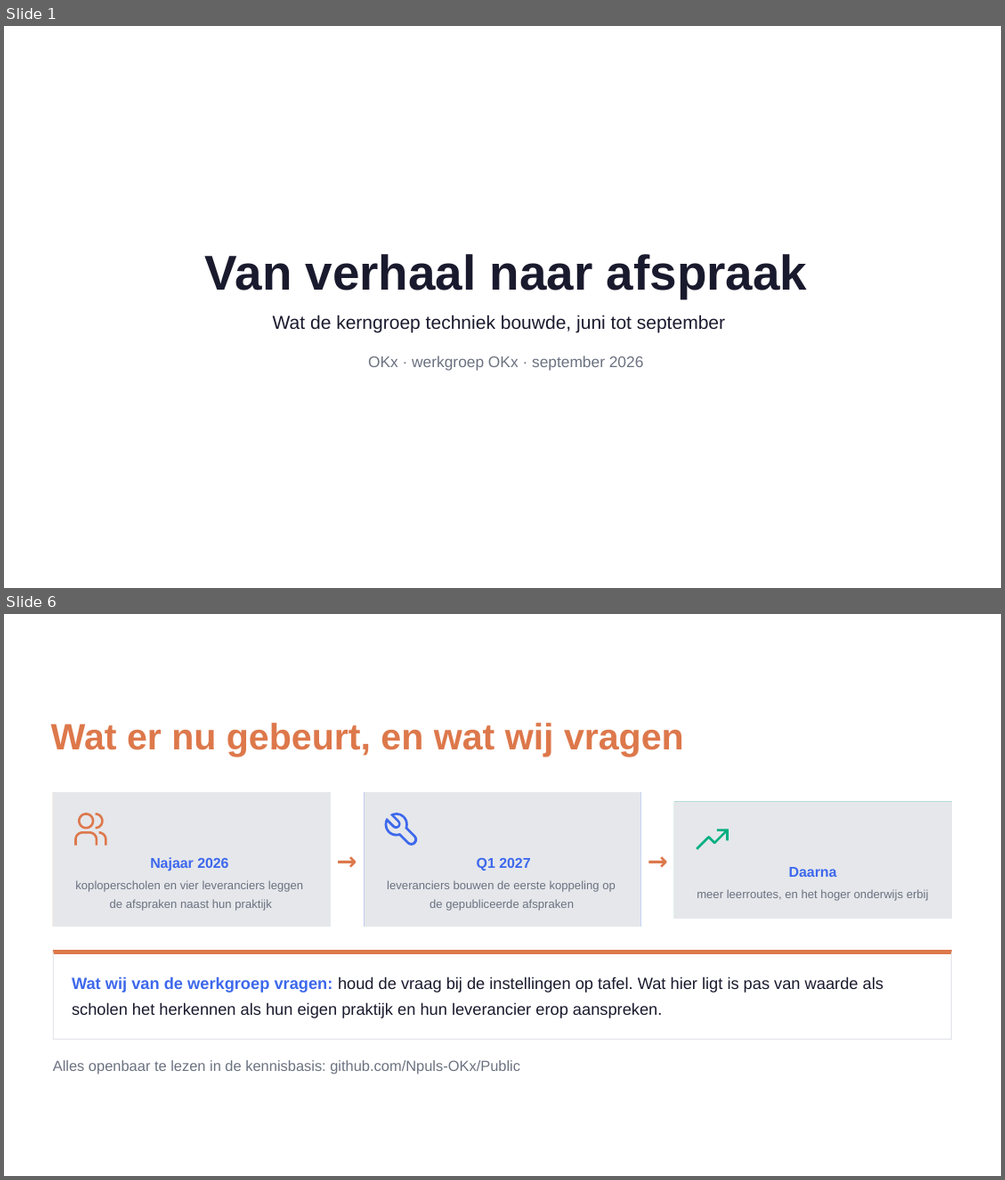
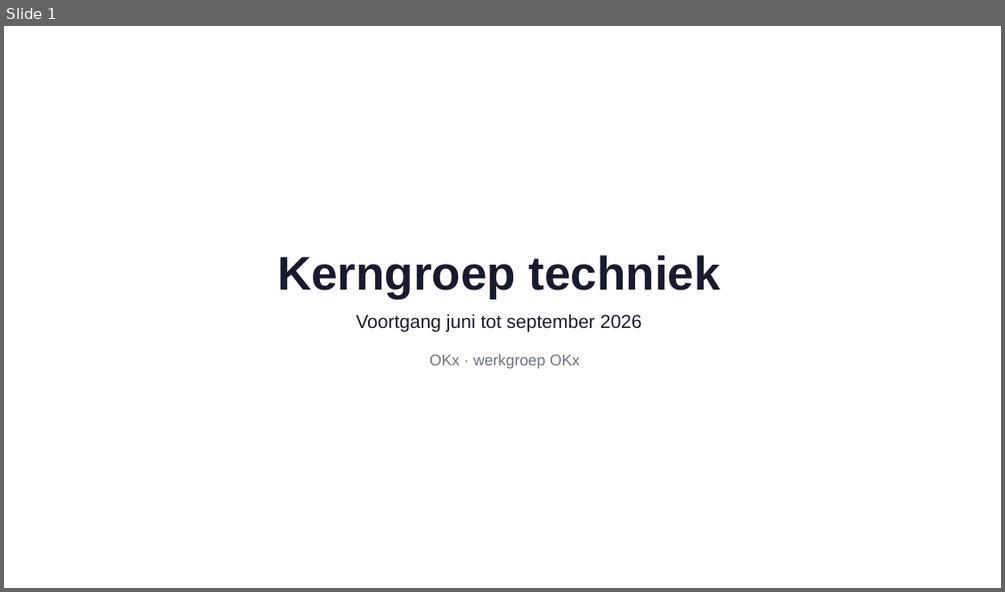
Before and after one commit to Npuls-OKx/meta, a slide deck: presentaties/export/260929_werkgroep_okx_voortgang/260929_werkgroep_okx_voortgang.pptx. Shown one above the other, each under a label of ours: slides 1 and 6 before the commit, slide 1 after it; the slides between them are not shown. The pictures are 1005x1180 and 1005x592 pixels, drawn with LibreOffice and Linux fonts; fonts in the diff are those of the drawing; background and template pictures are left out. Boxes give left, top, right and bottom in pixels: in the first picture for what was removed or moved away, otherwise in the second. Text is boxed around its words. In the diff, an @@ line names an element or a change of style, - is before the commit and + after.

```diff
--- a/presentaties/export/260929_werkgroep_okx_voortgang/260929_werkgroep_okx_voortgang.pptx
+++ b/presentaties/export/260929_werkgroep_okx_voortgang/260929_werkgroep_okx_voortgang.pptx
@@ slide 6 removed at bbox=[4, 614, 1001, 1176], background picture (left out) @@
@@ freeform shape removed at bbox=[4, 614, 1001, 1176] @@
@@ freeform shape removed at bbox=[4, 614, 1001, 1176] @@
@@ text removed at bbox=[51, 723, 684, 756] @@
-Wat er nu gebeurt, en wat wij vragen
@@ freeform shape removed at bbox=[53, 792, 330, 926] @@
@@ freeform shape removed at bbox=[53, 792, 330, 926] @@
@@ freeform shape removed at bbox=[54, 794, 330, 926] @@
@@ freeform shape removed at bbox=[364, 794, 639, 926] @@
@@ freeform shape removed at bbox=[364, 792, 640, 926] @@
@@ freeform shape removed at bbox=[364, 792, 640, 926] @@
@@ freeform shape removed at bbox=[74, 812, 106, 845] @@
@@ freeform shape removed at bbox=[385, 812, 417, 845] @@
@@ freeform shape removed at bbox=[674, 802, 951, 918] @@
@@ freeform shape removed at bbox=[674, 802, 951, 918] @@
@@ freeform shape removed at bbox=[675, 804, 951, 917] @@
@@ text removed at bbox=[337, 845, 361, 874] @@
-→
@@ text removed at bbox=[647, 845, 672, 874] @@
-→
@@ freeform shape removed at bbox=[696, 828, 728, 849] @@
@@ text removed at bbox=[75, 880, 303, 892] @@
-koploperscholen en vier leveranciers leggen
@@ text removed at bbox=[150, 857, 228, 871] @@
-Najaar 2026
@@ text removed at bbox=[387, 880, 615, 892] @@
-leveranciers bouwen de eerste koppeling op
@@ text removed at bbox=[477, 858, 530, 870] @@
-Q1 2027
@@ text removed at bbox=[789, 867, 837, 877] @@
-Daarna
@@ text removed at bbox=[110, 899, 272, 910] @@
-de afspraken naast hun praktijk
@@ text removed at bbox=[429, 899, 574, 910] @@
-de gepubliceerde afspraken
@@ text removed at bbox=[696, 889, 929, 901] @@
-meer leerroutes, en het hoger onderwijs erbij
@@ freeform shape removed at bbox=[53, 950, 952, 1039] @@
@@ freeform shape removed at bbox=[53, 950, 952, 954] @@
@@ freeform shape removed at bbox=[53, 950, 54, 1039] @@
@@ freeform shape removed at bbox=[951, 950, 952, 1039] @@
@@ text removed at bbox=[72, 976, 883, 992] @@
-Wat wij van de werkgroep vragen: houd de vraag bij de instellingen op tafel. Wat hier ligt is pas van waarde als
@@ text removed at bbox=[72, 1002, 662, 1018] @@
-scholen het herkennen als hun eigen praktijk en hun leverancier erop aanspreken.
@@ freeform shape removed at bbox=[53, 1038, 952, 1039] @@
@@ text removed at bbox=[53, 1060, 520, 1073] @@
-Alles openbaar te lezen in de kennisbasis: github.com/Npuls-OKx/Public
@@ slide 1 changed as well @@
@@ text at bbox=[277, 255, 720, 298]: text changed; size 36 to 34.8 pt @@
-Van verhaal naar afspraak
+Kerngroep techniek
@@ text at bbox=[356, 313, 642, 332]: text changed @@
-Wat de kerngroep techniek bouwde, juni tot september
+Voortgang juni tot september 2026
@@ text at bbox=[429, 354, 580, 369]: text changed @@
-OKx · werkgroep OKx · september 2026
+OKx · werkgroep OKx
```
Also in this commit, not shown: 2 other slides changed, 3 slides added, 2 other slides removed, 2 other files.
